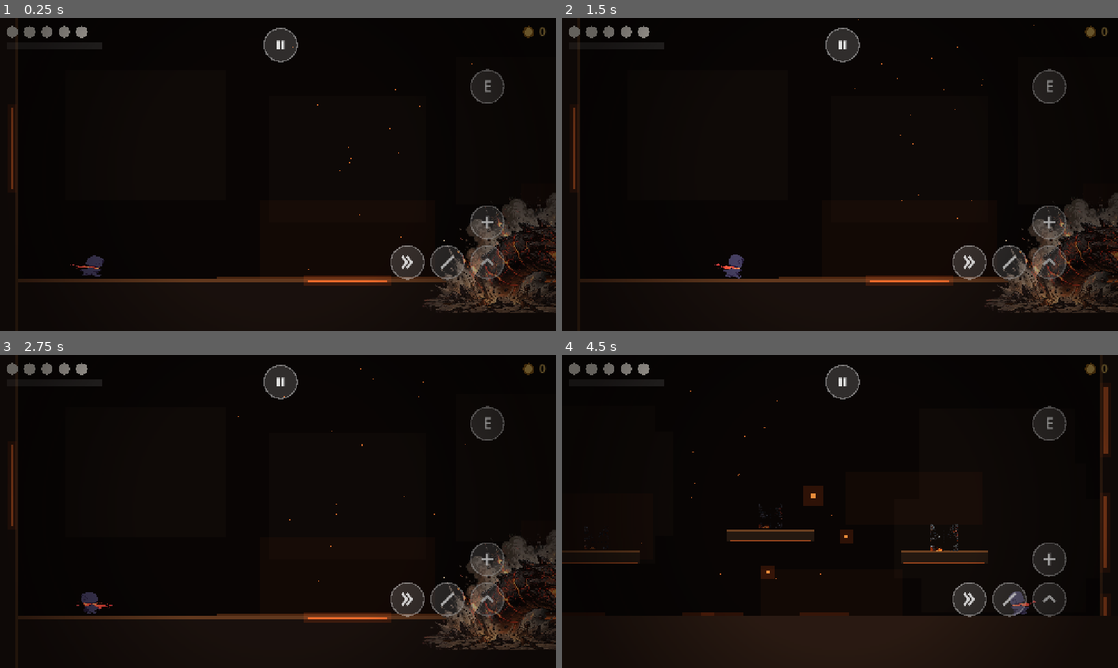
Above: before the commit, frames 1-4 (two rows, left to right).
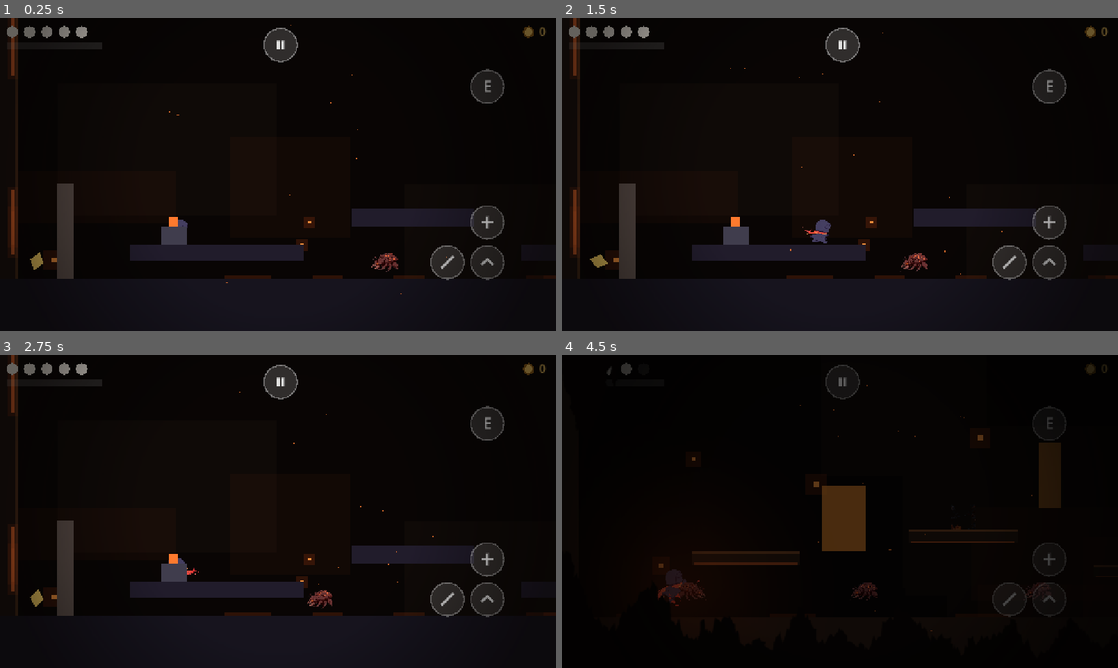
Above: after the commit, the same moments.

Repository: MustafaBohra-cld/game1-metroidvania
Game: Godot game, scene res://scenes/main.tscn
Two runs of this game, one before a commit and one after it. Both use one fixed random seed, a clock stepped at 60 frames per second and the inputs below.
Inputs (mouse positions are in pixels of both pictures, inside the frame that each line leads up to):
- Up to frame 1 (0.25 s): no input
- Up to frame 2 (1.5 s): tap Enter at 0.5 s; move the mouse to (812, 237) at 0.52 s; hold D (move_right) 0.53-1.25 s; hold K (heal) 0.53-1.25 s; click (812, 237) at 0.67 s; tap Space (jump) at 0.77, 1.07 s; drag from (1006, 221) to (723, 249) at 1.27 s
- Up to frame 3 (2.75 s): move the mouse to (111, 464) at 2.02 s; hold A (move_left) from 2.03 s (still down); hold K (heal) from 2.03 s (still down); tap W (aim_up) at 2.1 s
- Up to frame 4 (4.5 s): release A (move_left) at 2.75 s; release K (heal) at 2.75 s; drag from (867, 511) to (684, 592) at 2.77 s; move the mouse to (756, 433) at 3.52 s; hold A (move_left) 3.53-4.25 s; hold K (heal) 3.53-4.25 s; tap L (dash) at 3.6 s; tap Space (jump) at 3.77, 4.07 s; drag from (962, 495) to (595, 536) at 4.27 s

The runs differ from the first frame. In frame 1, 11% of the frame differs, in the area x 1-100%, y 0-95%; in frame 2, 11%; in frame 3, 11%; in frame 4, 16%, in the area x 0-99%, y 0-100%.

Commit message:
Zone 1 background v2 + unhide fix

Diff:
--- a/game1/scripts/enemies/cinder_maw.gd
+++ b/game1/scripts/enemies/cinder_maw.gd
@@ -223,6 +223,14 @@
 		_change_state(S.HIT)
 
 
+func get_health() -> int:
+	return _health.health if _health else 0
+
+
+func get_max_health() -> int:
+	return _health.max_health if _health else MAX_HP
+
+
 func _die() -> void:
 	boss_active = false
 	velocity.x = 0.0
--- a/game1/scripts/fx/parallax_zone.gd
+++ b/game1/scripts/fx/parallax_zone.gd
@@ -1,7 +1,18 @@
 extends ParallaxBackground
 ## Zone parallax background — creates live, multi-layer backgrounds.
-## Attach to a room, set zone_theme, and it builds 3 parallax layers + particles.
-## Themes: "emberfall" (Zone 1), "tideglass" (Zone 2), "frostglass" (Zone 3), "ashfall" (Zone 4)
+## Attach to a room, set zone_theme, and it builds parallax layers + particles.
+## Themes: "emberfall" (Zone 1, full 5-layer stack), "tideglass" (Zone 2),
+## "frostglass" (Zone 3), "ashfall" (Zone 4) — non-emberfall themes use the
+## legacy 3-layer build until their own art passes exist.
+##
+## Emberfall stack (back → front):
+##   Far 0.10 — distant caverns, light rays, far landmark
+##   Mid 0.35 — rock formations, ember veins (top alpha-faded)
+##   Fog 0.50 — warm fog band between mid and near (depth separation)
+##   Near 0.65 — detailed lava rocks + stalactites (top alpha-faded)
+##   Foreground 1.15 — black silhouette frame, separate ParallaxBackground
+##   at canvas layer 5 (in front of gameplay, below touch controls at 10)
+## Plus a soft light that follows the player (player_glow.gd).
 
 @export var zone_theme: String = "emberfall"
 
@@ -36,21 +47,78 @@
 	},
 }
 
+const BG := "res://assets/backgrounds/"
+
 
 func _ready() -> void:
 	var theme: Dictionary = THEMES.get(zone_theme, THEMES["emberfall"])
-	_build_layers(theme)
+	if zone_theme == "emberfall":
+		_build_emberfall_layers()
+		_build_foreground()
+		_build_player_glow(theme)
+	else:
+		_build_legacy_layers()
 	_build_particles(theme)
 
 
-func _build_layers(theme: Dictionary) -> void:
-	# Load parallax art for the zone
-	var base_path := "res://assets/backgrounds/"
-	var far_tex := load(base_path + "media-generation-z1-parallax-far-0-fd82cfd5-378b-47d4-8d5c-a89fccc3047f.webp") as Texture2D
-	var mid_tex := load(base_path + "media-generation-z1-parallax-mid-0-66497e41-8b93-4406-871a-ae26a879a9a5.webp") as Texture2D
-	var near_tex := load(base_path + "media-generation-z1-parallax-near-0-42a4a6f4-88b5-4e77-8528-e4b84cb86f56.webp") as Texture2D
+func _make_layer(parent: Node, layer_name: String, tex: Texture2D, motion: Vector2, spr_scale: float, spr_pos: Vector2) -> void:
+	if tex == null:
+		return
+	var layer := ParallaxLayer.new()
+	layer.name = layer_name
+	layer.motion_scale = motion
+	layer.motion_mirroring = Vector2(tex.get_width() * spr_scale, 0.0)
+	parent.add_child(layer)
+	var spr := Sprite2D.new()
+	spr.texture = tex
+	spr.centered = false
+	spr.scale = Vector2(spr_scale, spr_scale)
+	spr.position = spr_pos
+	layer.add_child(spr)
 
-	# Far layer: slow (0.2)
+
+func _build_emberfall_layers() -> void:
+	var far_tex := load(BG + "media-generation-z1-parallax-far-v2-0-1c7fb1c4-3a73-4b5b-9fc8-9793732bcf35.webp") as Texture2D
+	var mid_tex := load(BG + "z1-mid-v2.png") as Texture2D
+	var fog_tex := load(BG + "z1-fog.png") as Texture2D
+	var near_tex := load(BG + "z1-near-v2.png") as Texture2D
+	_make_layer(self, "Far", far_tex, Vector2(0.10, 0.08), 0.72, Vector2(0, 0))
+	_make_layer(self, "Mid", mid_tex, Vector2(0.35, 0.22), 0.79, Vector2(0, -30))
+	_make_layer(self, "Fog", fog_tex, Vector2(0.50, 0.30), 2.0, Vector2(0, -100))
+	_make_layer(self, "Near", near_tex, Vector2(0.65, 0.38), 0.70, Vector2(0, 180))
+
+
+func _build_foreground() -> void:
+	# Foreground silhouettes drift slightly faster than the world = depth in front.
+	var fg_tex := load(BG + "z1-fg-silhouette.png") as Texture2D
+	if fg_tex == null or get_parent() == null:
+		return
+	var fg_bg := ParallaxBackground.new()
+	fg_bg.name = "ForegroundBG"
+	fg_bg.layer = 5  # Above gameplay (0), below TouchControls (10) and HUD
+	_make_layer(fg_bg, "FG", fg_tex, Vector2(1.15, 1.02), 0.75, Vector2(0, -20))
+	get_parent().add_child.call_deferred(fg_bg)
+
+
+func _build_player_glow(theme: Dictionary) -> void:
+	if get_parent() == null:
+		return
+	var glow_script := load("res://scripts/fx/player_glow.gd") as Script
+	if glow_script == null:
+		return
+	var glow := Node2D.new()
+	glow.set_script(glow_script)
+	glow.name = "PlayerGlow"
+	glow.set("tint", theme["glow_color"])
+	get_parent().add_child.call_deferred(glow)
+
+
+func _build_legacy_layers() -> void:
+	# Pre-enhancement 3-layer build, kept for zones without their own art yet.
+	var far_tex := load(BG + "media-generation-z1-parallax-far-0-fd82cfd5-378b-47d4-8d5c-a89fccc3047f.webp") as Texture2D
+	var mid_tex := load(BG + "media-generation-z1-parallax-mid-0-66497e41-8b93-4406-871a-ae26a879a9a5.webp") as Texture2D
+	var near_tex := load(BG + "media-generation-z1-parallax-near-0-42a4a6f4-88b5-4e77-8528-e4b84cb86f56.webp") as Texture2D
+
 	if far_tex != null:
 		var far := ParallaxLayer.new()
 		far.motion_scale = Vector2(0.2, 0.2)
@@ -59,10 +127,9 @@
 		var far_sprite := Sprite2D.new()
 		far_sprite.texture = far_tex
 		far_sprite.centered = false
-		far_sprite.scale = Vector2(3.0, 3.0)  # Scale up to cover
+		far_sprite.scale = Vector2(3.0, 3.0)
 		far.add_child(far_sprite)
 
-	# Mid layer: medium (0.5)
 	if mid_tex != null:
 		var mid := ParallaxLayer.new()
 		mid.motion_scale = Vector2(0.5, 0.5)
@@ -74,17 +141,16 @@
 		mid_sprite.scale = Vector2(2.0, 2.0)
 		mid.add_child(mid_sprite)
 
-	# Near layer: fast (0.85)
 	if near_tex != null:
 		var near := ParallaxLayer.new()
-		near.motion_scale = Vector2(0.85, 0.2)  # Mostly horizontal
+		near.motion_scale = Vector2(0.85, 0.2)
 		near.name = "Near"
 		add_child(near)
 		var near_sprite := Sprite2D.new()
 		near_sprite.texture = near_tex
 		near_sprite.centered = false
 		near_sprite.scale = Vector2(2.5, 2.5)
-		near_sprite.position = Vector2(0, 400)  # Lower for foreground
+		near_sprite.position = Vector2(0, 400)
 		near.add_child(near_sprite)
 
 
@@ -92,7 +158,7 @@
 	# Ambient floating particles
 	var particles := CPUParticles2D.new()
 	particles.name = "AmbientParticles"
-	particles.amount = 30
+	particles.amount = 36
 	particles.lifetime = 6.0
 	particles.emission_shape = CPUParticles2D.EMISSION_SHAPE_RECTANGLE
 	particles.emission_rect_extents = Vector2(800, 400)
@@ -104,6 +170,5 @@
 	particles.scale_amount_min = 1.5
 	particles.scale_amount_max = 3.5
 	particles.color = Color(theme["particle_color"], 0.6)
-	# Position at camera center (will follow via canvas layer)
 	particles.position = Vector2(640, 360)
 	add_child(particles)
--- /dev/null
+++ b/game1/scripts/fx/player_glow.gd
@@ -0,0 +1,24 @@
+extends Node2D
+## Soft warm light that follows the player — the Hollow Knight-style
+## "light focuses on the character" effect. Added to rooms by
+## parallax_zone.gd; draws as a faint halo just in front of the world.
+
+@export var tint: Color = Color(1.0, 0.45, 0.15)
+
+var _target: Node2D
+
+
+func _ready() -> void:
+	z_index = 5  # In front of world art, behind all CanvasLayer UI
+	var spr := Sprite2D.new()
+	spr.texture = load("res://assets/backgrounds/fx-glow-radial.png") as Texture2D
+	spr.scale = Vector2(3.4, 3.4)  # 256px texture → ~870px soft halo
+	spr.modulate = Color(tint, 0.55)
+	add_child(spr)
+
+
+func _process(_delta: float) -> void:
+	if _target == null or not is_instance_valid(_target):
+		_target = get_tree().get_first_node_in_group("player") as Node2D
+	if _target != null:
+		global_position = _target.global_position + Vector2(0, -8)
--- a/game1/scripts/world/world_manager.gd
+++ b/game1/scripts/world/world_manager.gd
@@ -6,7 +6,7 @@
 ## DEBUG ROOM SELECT: Set to a room filename (e.g. "f2_shaft") to boot directly there.
 ## Empty string = normal start from the beginning.
 ## Edit this line, save, redeploy — no other files needed.
-const DEBUG_START_ROOM := "tun_arena"
+const DEBUG_START_ROOM := ""
 
 var pending_spawn := ""
 var _fade: ColorRect
Binary file added: game1/assets/backgrounds/fx-glow-radial.png
Not shown, added: game1/assets/backgrounds/fx-glow-radial.png.import
Binary file added: game1/assets/backgrounds/media-generation-z1-parallax-far-v2-0-1c7fb1c4-3a73-4b5b-9fc8-9793732bcf35.webp
Not shown, added: game1/assets/backgrounds/media-generation-z1-parallax-far-v2-0-1c7fb1c4-3a73-4b5b-9fc8-9793732bcf35.webp.import
Binary file added: game1/assets/backgrounds/z1-fg-silhouette.png
Not shown, added: game1/assets/backgrounds/z1-fg-silhouette.png.import
Binary file added: game1/assets/backgrounds/z1-fog.png
Not shown, added: game1/assets/backgrounds/z1-fog.png.import
Binary file added: game1/assets/backgrounds/z1-mid-v2.png
Not shown, added: game1/assets/backgrounds/z1-mid-v2.png.import
Binary file added: game1/assets/backgrounds/z1-near-v2.png
Not shown, added: game1/assets/backgrounds/z1-near-v2.png.import
(and 1 more such lines)
